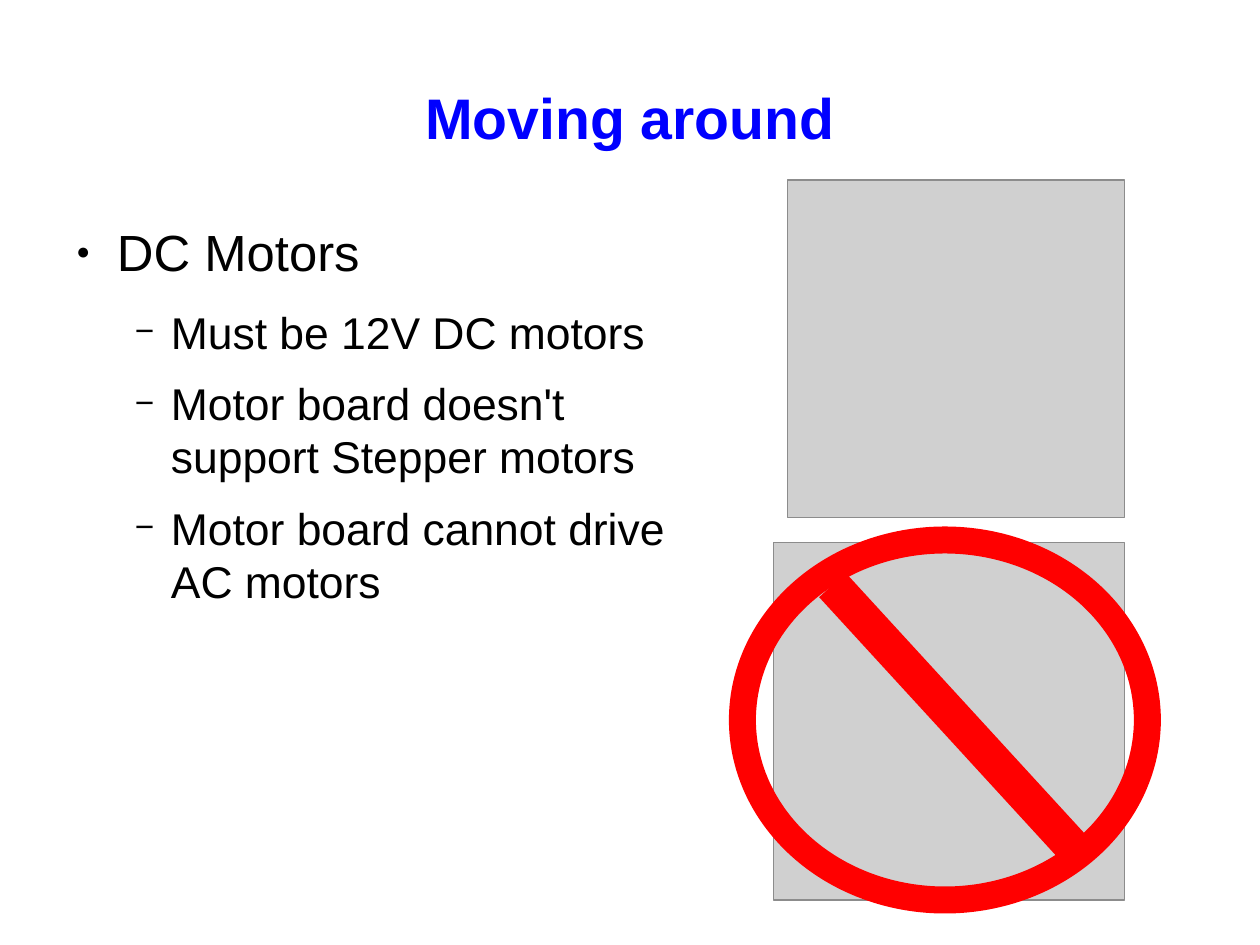
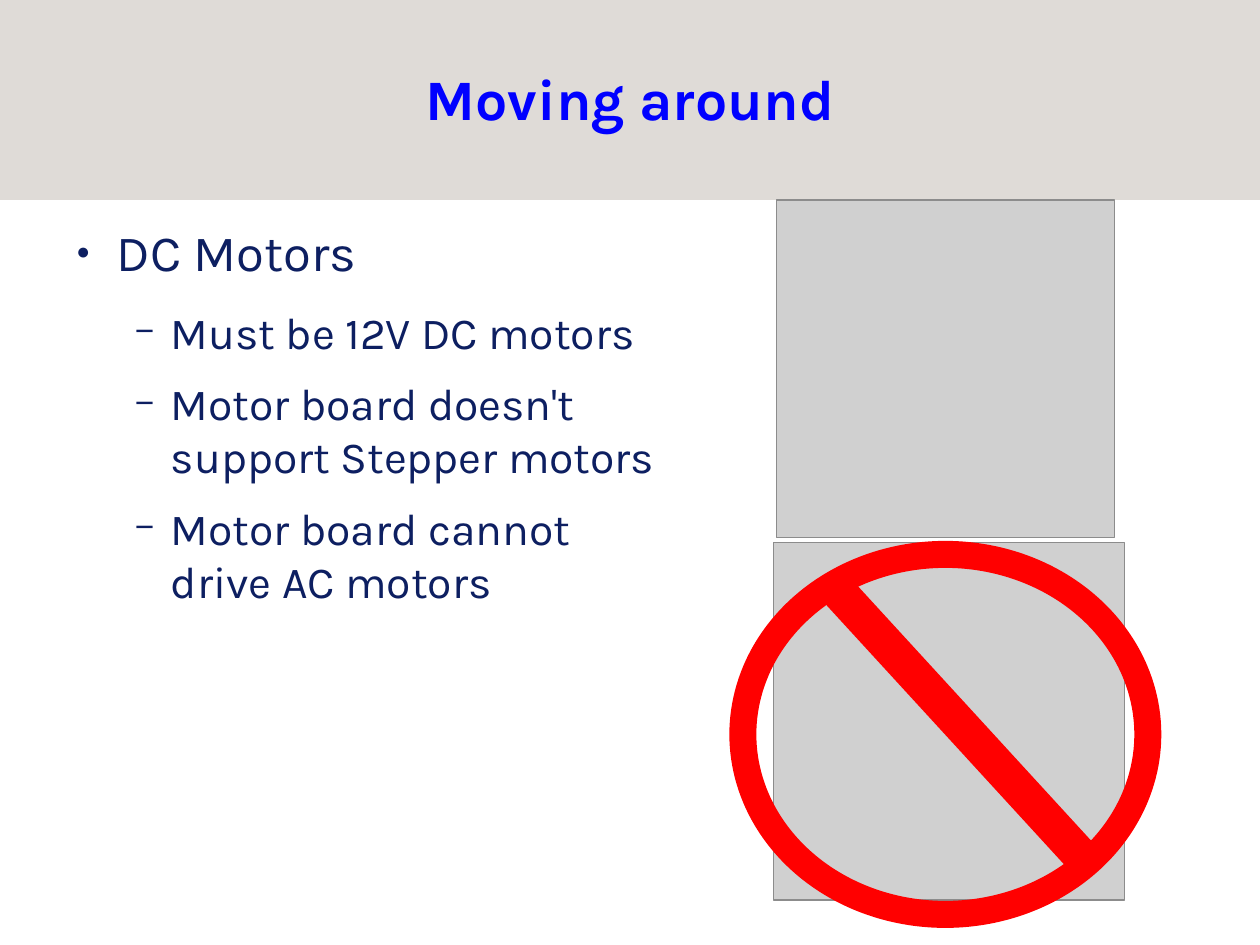
Before and after one commit to srobo/subversion-archive, a slide deck: slide 6 of KickStart/kickstart-08/presentations/kickstart-elec-presentation.odp. Drawn at 1260x945 pixels with LibreOffice and Linux fonts; fonts in the diff are those of the drawing; grey boxes stand for pictures; background and template pictures are left out. Boxes give left, top, right and bottom in pixels: in the first picture for what was removed or moved away, otherwise in the second. Text is boxed around its words. In the diff, an @@ line names an element or a change of style, - is before the commit and + after.

Commit message:
applied sr style

```diff
--- a/KickStart/kickstart-08/presentations/kickstart-elec-presentation.odp
+++ b/KickStart/kickstart-08/presentations/kickstart-elec-presentation.odp
@@ rectangle added at (x1=0, y1=0, x2=1260, y2=200), fill #DFDBD7 @@
@@ title "Moving around" moved from (x1=425, y1=97, x2=834, y2=150) to (x1=426, y1=79, x2=835, y2=134) @@
@@ title "Moving around" at (x1=426, y1=79, x2=835, y2=134): font Arial to Karla @@
@@ picture moved from (x1=788, y1=180, x2=1125, y2=517) to (x1=777, y1=200, x2=1115, y2=537) @@
@@ text "DC Motors" at (x1=117, y1=238, x2=654, y2=599): font Arial to Karla, text colour #000000 to #0D1F61; bullet colour #000000 to #0D1F61 @@
@@ ellipse moved from (x1=743, y1=540, x2=1148, y2=900) to (x1=743, y1=555, x2=1148, y2=915) @@
```
Also in this commit, not shown: 23 other slides changed.
